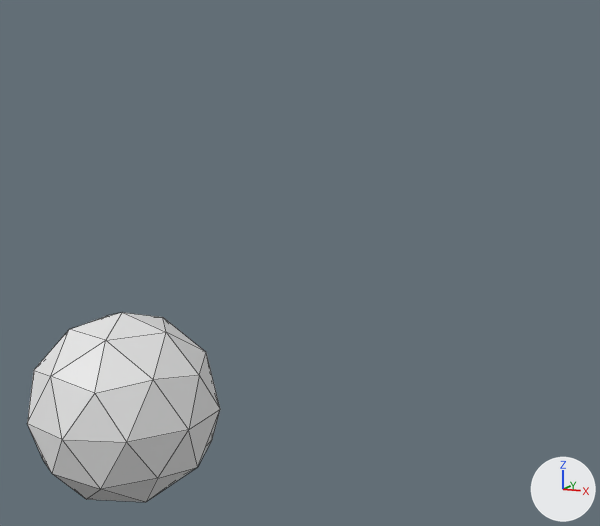
What one commit did to the Blender file tools/TL1.blend.
One viewpoint serves both versions: a 50 mm camera at (4.99, -6.85, 3.01) aimed at (1.36, 1.42, 1.38). The axes (+X, +Y, +Z) are drawn at lower right. The lights are the same throughout. The picture after the commit comes second. Mesh edges are drawn as thin lines.

Names of what the first picture shows: 'ICO球'.
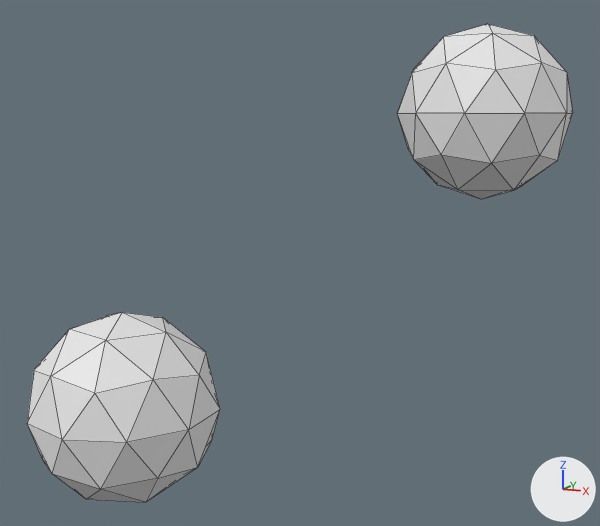
What the commit changed:
Object 'ICO球.001' (ob_ico球_001) is new; it shows a copy of the mesh of ob_ico球.
Its parent is ob_ico球.
Its location is (3.0, 3.0, 3.0).

Location of each change, [x1, y1, x2, y2] in pixels of the pictures (600 x 526 px):
'ICO球.001', added
    after: [397, 24, 573, 199]
